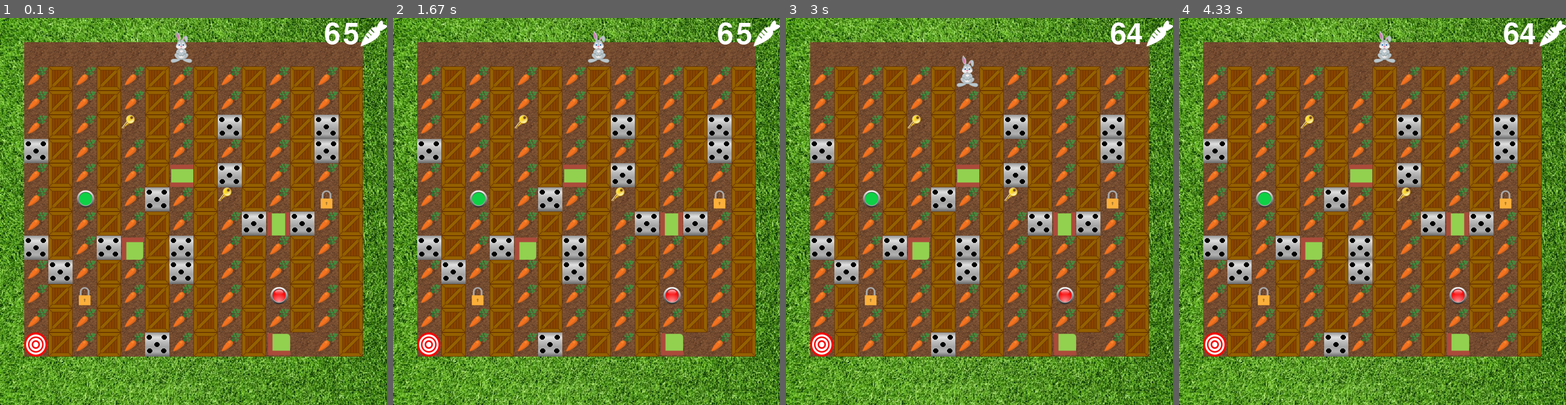
Above: before the commit, frames 1-4 (left to right).
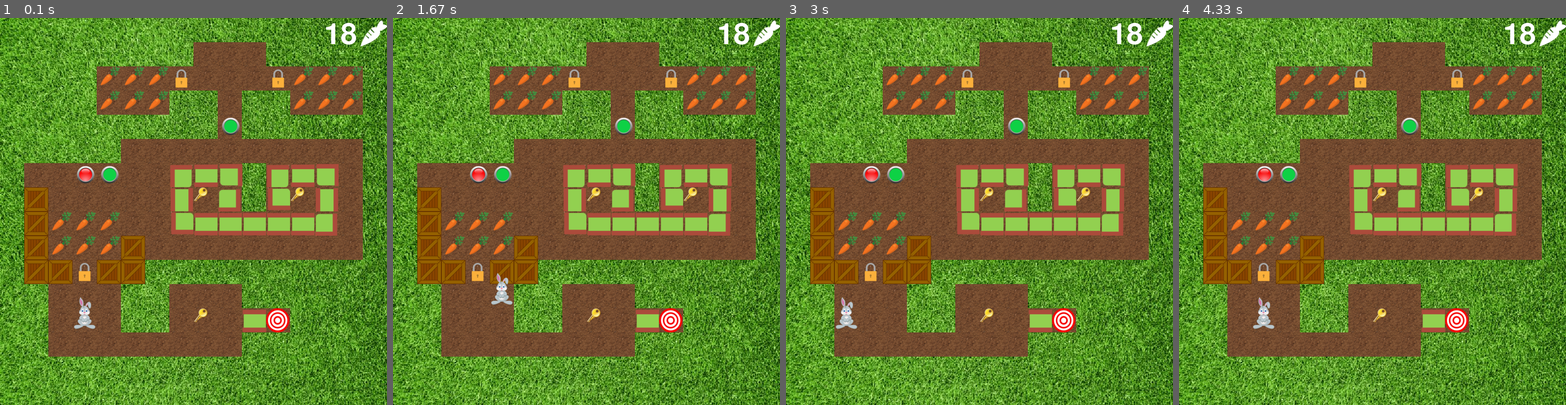
Above: after the commit, the same moments.

Repository: LebedenkoAlena/PyGame
Game: pygame game, started from 1.py
Two runs of this game, one before a commit and one after it. Both use one fixed random seed, a clock stepped at 60 frames per second and the inputs below.
Inputs:
- Up to frame 1 (0.1 s): no input
- Up to frame 2 (1.67 s): hold Right 0.33-0.8 s; hold Up 0.83-1.13 s
- Up to frame 3 (3 s): hold Left 1.67-2.2 s; hold Down 2.23-2.53 s; hold Left 2.57-2.97 s
- Up to frame 4 (4.33 s): hold Up 3-3.37 s; hold Right 3.4-4.03 s; hold Down from 4.07 s (still down)

The runs differ from the first frame. In frame 1, 58% of the frame differs, in the area x 6-94%, y 1-88%; in frame 2, 58%; in frame 3, 58%; in frame 4, 58%.

Commit message:
связь QT с PyGame

Diff:
--- a/1.py
+++ b/1.py
@@ -147,6 +147,7 @@
         self.image = lock_image
         self.rect = self.image.get_rect().move(
             tile_width * pos_x, tile_height * pos_y)
+        self.radius = 25
 
 
 class Ship(pygame.sprite.Sprite):
@@ -272,7 +273,8 @@
                                                text_w + 20, text_h + 20), 10)
 
 
-def moving(direction, level, x, y):
+def moving(direction, level, x, y, col_key):
+    crossing_lock = pygame.sprite.spritecollide(player, lock_group, False, pygame.sprite.collide_circle)
     logic = True
     if direction == 'right' and level[y][x + 1] == '#' \
             or direction == 'left' and level[y][x - 1] == '#' \
@@ -299,17 +301,22 @@
         logic = False
     elif level[y][x] == '/':
         Ship(x, y)
+    elif direction == 'right' and crossing_lock and col_key < 1 \
+            or direction == 'left' and crossing_lock and col_key < 1 \
+            or direction == 'down' and crossing_lock and col_key < 1 \
+            or direction == 'up' and crossing_lock and col_key < 1:
+        logic = False
 
     return logic
 
 
 
 
-leval = 'leval_26.txt'
+leval = 'leval_18.txt'
 level = load_level(leval)
 player, level_x, level_y = generate_level(level)
 col = level_carrot[leval]
-col_key = 20
+col_key = 0
 
 
 running = True
@@ -320,23 +327,21 @@
             running = False
         if event.type == pygame.KEYDOWN:
             if event.key == pygame.K_LEFT:
-                if moving('left', level, x, y):
+                if moving('left', level, x, y, col_key):
                     player.rect.x -= STEP
                     x -= 1
             if event.key == pygame.K_RIGHT:
-                if moving('right', level, x, y):
+                if moving('right', level, x, y, col_key):
                     player.rect.x += STEP
                     x += 1
             if event.key == pygame.K_UP:
-                if moving('up', level, x, y):
+                if moving('up', level, x, y, col_key):
                     player.rect.y -= STEP
                     y -= 1
-
             if event.key == pygame.K_DOWN:
-                if moving('down', level, x, y):
+                if moving('down', level, x, y, col_key):
                     player.rect.y += STEP
                     y += 1
-
     fon = pygame.transform.scale(load_image('grass.jpg'), (WIDTH, HEIGHT))
     screen.blit(fon, (0, 0))
     tiles_group.draw(screen)
@@ -351,7 +356,6 @@
     crossing_carrot = pygame.sprite.spritecollide(player, carrot_group, True, pygame.sprite.collide_circle)
     crossing_ship = pygame.sprite.spritecollide(player, ship_group, False, pygame.sprite.collide_circle)
     crossing_key = pygame.sprite.spritecollide(player, key_group, True, pygame.sprite.collide_circle)
-    crossing_lock = pygame.sprite.spritecollide(player, lock_group, True, pygame.sprite.collide_circle)
     if crossing_carrot:
         col -= 1
     draw_col(str(col), HEIGHT)
@@ -359,8 +363,10 @@
         game_over(screen)
     if crossing_key:
         col_key += 1
-
-
+    if col_key >= 1:
+        crossing_lock = pygame.sprite.spritecollide(player, lock_group, True, pygame.sprite.collide_circle)
+        if crossing_lock:
+            col_key -= 1
 
     pygame.display.flip()
     clock.tick(FPS)
--- /dev/null
+++ b/Tile.py
@@ -0,0 +1,100 @@
+import os
+import sys
+import pygame
+
+
+class Game():
+    def __init__(self):
+        pygame.init()
+        self.game_init()
+
+    def game_init(self):
+        self.size = self.WIDTH, self.HEIGHT = 600, 400
+        self.screen = pygame.display.set_mode(self.size)
+        self.fon = pygame.transform.scale(self.load_image('grass.jpg'), (self.WIDTH, self.HEIGHT))
+        self.shetchik = self.load_image('shetchik1.png')
+        self.x_pos = 15
+        self.v = 10
+        self.x = 1
+        level_carrot = {
+            'leval_1.txt': 9,
+            'leval_2.txt': 13,
+            'leval_3.txt': 12,
+            'leval_4.txt': 35,
+            'leval_5.txt': 19,
+            'leval_6.txt': 24,
+            'leval_7.txt': 34,
+            'leval_8.txt': 8,
+            'leval_9.txt': 27,
+            'leval_10.txt': 17,
+            'leval_11.txt': 16,
+            'leval_12.txt': 27,
+            'leval_13.txt': 8,
+            'leval_14.txt': 17,
+            'leval_15.txt': 10,
+            'leval_16.txt': 21,
+            'leval_17.txt': 21,
+            'leval_18.txt': 18,
+            'leval_19.txt': 8,
+            'leval_20.txt': 23,
+            'leval_21.txt': 18,
+            'leval_22.txt': 18,
+            'leval_23.txt': 32,
+            'leval_24.txt': 11,
+            'leval_25.txt': 21,
+            'leval_26.txt': 65,
+            'leval_27.txt': 8,
+            'leval_28.txt': 22,
+            'leval_29.txt': 15,
+            'leval_30.txt': 10,
+        }
+        leval = 'leval_18.txt'
+        self.col = level_carrot[leval]
+        self.clock = pygame.time.Clock()
+
+    def loop(self, window):
+        for event in pygame.event.get():
+            if event.type == pygame.QUIT:
+                return True
+            if event.type == pygame.MOUSEBUTTONDOWN:
+                self.x = event.pos
+                self.x_pos = 0
+        self.screen.blit(self.fon, (0, 0))
+        self.draw_lives(self.screen, self.WIDTH - 50, 5,
+                        self.shetchik)
+        self.draw_col(str(self.col), self.WIDTH)
+        if self.x != 1:
+            pygame.draw.circle(self.screen, (255, 255, 0), self.x, self.x_pos)
+            self.x_pos += self.v * self.clock.tick() / 1000
+        pygame.display.update()
+        return False
+
+    def load_image(self, name, colorkey=None):
+        fullname = os.path.join('data', name)
+        # если файл не существует, то выходим
+        if not os.path.isfile(fullname):
+            print(f"Файл с изображением '{fullname}' не найден")
+            sys.exit()
+        image = pygame.image.load(fullname)
+        if colorkey is not None:
+            image = image.convert()
+            if colorkey == -1:
+                colorkey = image.get_at((0, 0))
+            image.set_colorkey(colorkey)
+        else:
+            image = image.convert_alpha()
+        return image
+
+    def draw_lives(self, surf, x, y, img):
+        img_rect = img.get_rect()
+        img_rect.x = x - 5
+        img_rect.y = y
+        surf.blit(img, img_rect)
+
+    def draw_col(self, col, h):
+        font = pygame.font.Font(None, 90)
+        text = font.render(col, True, (255, 255, 255))
+        if int(col) < 10:
+            self.screen.blit(text, (h - 100, 5))
+        else:
+            self.screen.blit(text, (h - 130, 5))
--- /dev/null
+++ b/level.py
@@ -0,0 +1,69 @@
+import sys
+import pygame
+from PyQt5.QtWidgets import QApplication, QMainWindow
+from PyQt5.QtCore import QTimer
+from PyQt5 import QtGui, QtCore
+from un import Ui_mainWindow
+from Tile import Game
+
+
+class Generate(QMainWindow, Ui_mainWindow):
+    def __init__(self):
+        super().__init__()
+        self.setupUi(self)
+        self.pushButton_1.clicked.connect(self.bt)
+        self.pushButton_2.clicked.connect(self.bt)
+        self.pushButton_3.clicked.connect(self.bt)
+        self.pushButton_4.clicked.connect(self.bt)
+        self.pushButton_5.clicked.connect(self.bt)
+        self.pushButton_6.clicked.connect(self.bt)
+        self.pushButton_7.clicked.connect(self.bt)
+        self.pushButton_8.clicked.connect(self.bt)
+        self.pushButton_9.clicked.connect(self.bt)
+        self.pushButton_10.clicked.connect(self.bt)
+        self.pushButton_11.clicked.connect(self.bt)
+        self.pushButton_12.clicked.connect(self.bt)
+        self.pushButton_13.clicked.connect(self.bt)
+        self.pushButton_14.clicked.connect(self.bt)
+        self.pushButton_15.clicked.connect(self.bt)
+        self.pushButton_16.clicked.connect(self.bt)
+        self.pushButton_17.clicked.connect(self.bt)
+        self.pushButton_18.clicked.connect(self.bt)
+        self.pushButton_19.clicked.connect(self.bt)
+        self.pushButton_20.clicked.connect(self.bt)
+        self.pushButton_21.clicked.connect(self.bt)
+        self.pushButton_22.clicked.connect(self.bt)
+        self.pushButton_23.clicked.connect(self.bt)
+        self.pushButton_24.clicked.connect(self.bt)
+        self.pushButton_25.clicked.connect(self.bt)
+        self.pushButton_26.clicked.connect(self.bt)
+        self.pushButton_27.clicked.connect(self.bt)
+        self.pushButton_28.clicked.connect(self.bt)
+        self.pushButton_29.clicked.connect(self.bt)
+        self.pushButton_30.clicked.connect(self.run)
+
+
+    def run(self):
+        self.init_pygame()
+
+    def bt(self):
+        print(self.sender().text())
+
+    def init_pygame(self):
+        self.game = Game()
+        self.timer = QTimer()
+        self.timer.timeout.connect(self.pygame_loop)
+        self.timer.start(10)
+
+    def pygame_loop(self):
+        if self.game.loop(self):
+            self.timer.stop()
+            self.timer.disconnect()
+            pygame.quit()
+
+
+if __name__ == '__main__':
+    app = QApplication(sys.argv)
+    ex = Generate()
+    ex.show()
+    sys.exit(app.exec_())
